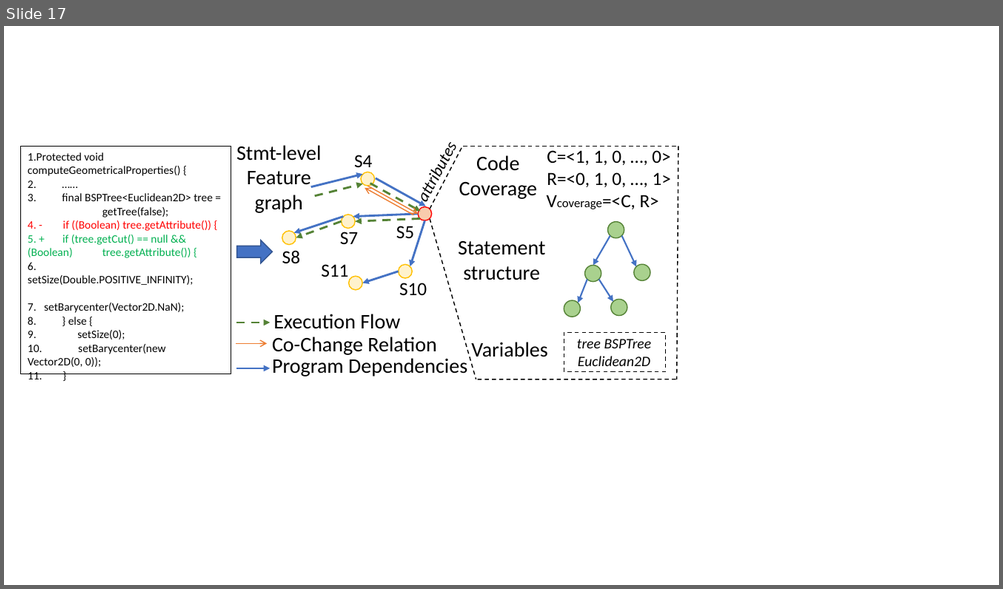
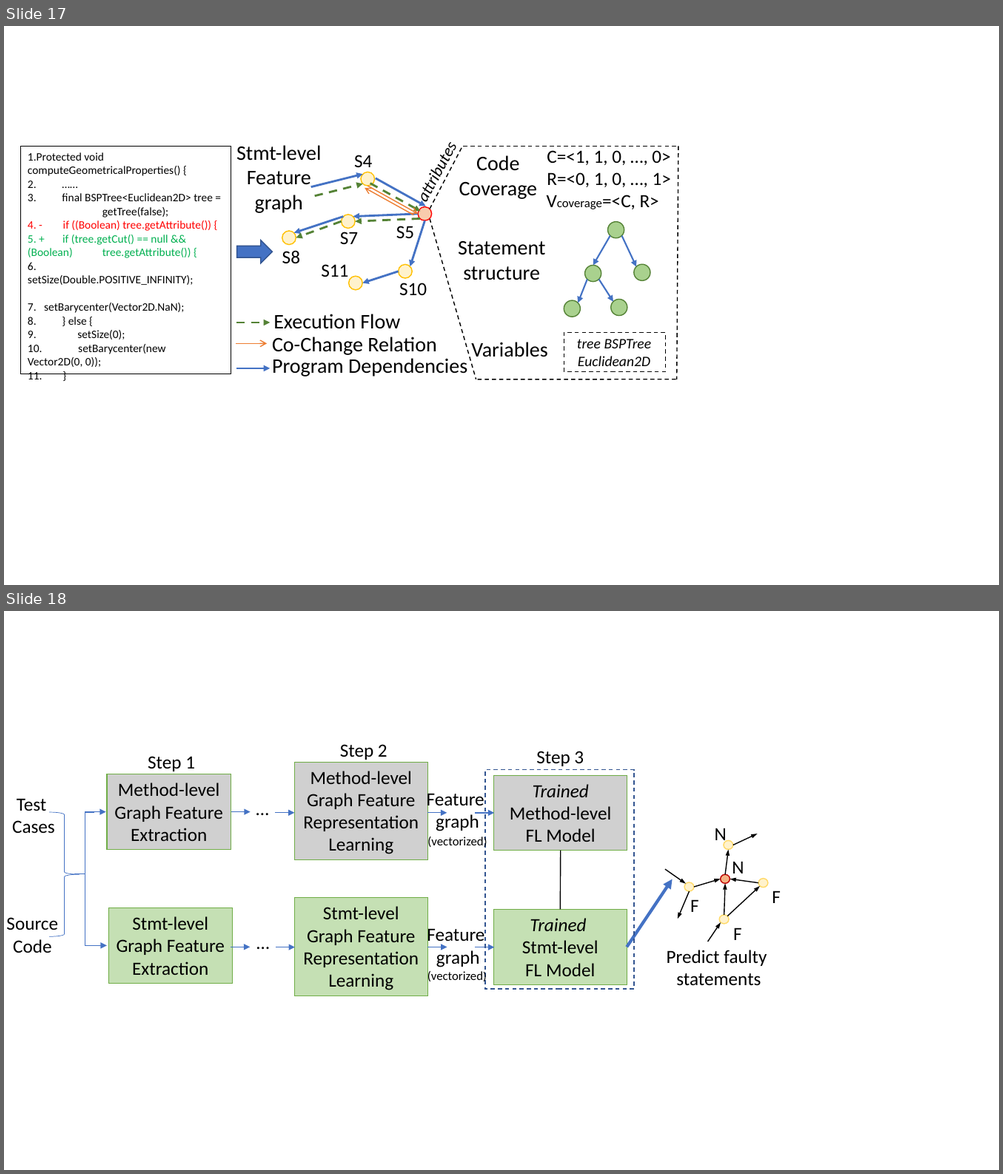
Before and after one commit to tien-n-nguyen/fixlocator, a slide deck: Figures.pptx. Shown one above the other, each under a label of ours: slide 17 before the commit, slides 17 and 18 after it. The pictures are 1003x589 and 1003x1174 pixels, drawn with LibreOffice and Linux fonts; fonts in the diff are those of the drawing; grey boxes stand for pictures. Boxes give left, top, right and bottom in pixels: in the first picture for what was removed or moved away, otherwise in the second. Text is boxed around its words. In the diff, an @@ line names an element or a change of style, - is before the commit and + after.

```diff
--- a/Figures.pptx
+++ b/Figures.pptx
@@ slide 18 added at (4,611,999,1170), background #FFFFFF @@
@@ text added at (148,756,195,772), 18 pt, text #000000 @@
+Step 1
@@ text added at (340,744,387,760), 18 pt, text #000000 @@
+Step 2
@@ text added at (536,751,583,766), 18 pt, text #000000 @@
+Step 3
@@ rectangle added at (485,770,634,989), outline #325491 1 pt dashed @@
@@ text added at (427,791,484,832), 18 pt, text #000000 @@
+Feature
+graph
@@ text added at (427,835,483,849), 12 pt, text #000000 @@
+(vectorized)
@@ text added at (427,926,484,968), 18 pt, text #000000 @@
+Feature
+graph
@@ group added at (6,762,780,996): 18 arrows, 10 texts, 5 ellipses, 3 pictures, 3 rectangles, 2 elbow arrows, 1 right brace, 1 line @@
+Test
+Cases
+Source
+Code
+Method-level
+Graph Feature Extraction
+Stmt-level
+Graph Feature Extraction
+Method-level
+Graph Feature Representation Learning
+Stmt-level
+Graph Feature Representation Learning
+Trained Method-level
+FL Model
+Trained
+Stmt-level
+FL Model
+N
+F
+N
+F
+F
+…
+…
+Predict faulty
+statements
@@ text added at (427,971,483,984), 12 pt, text #000000 @@
+(vectorized)
```
Also in this commit, not shown: 1 other file.
